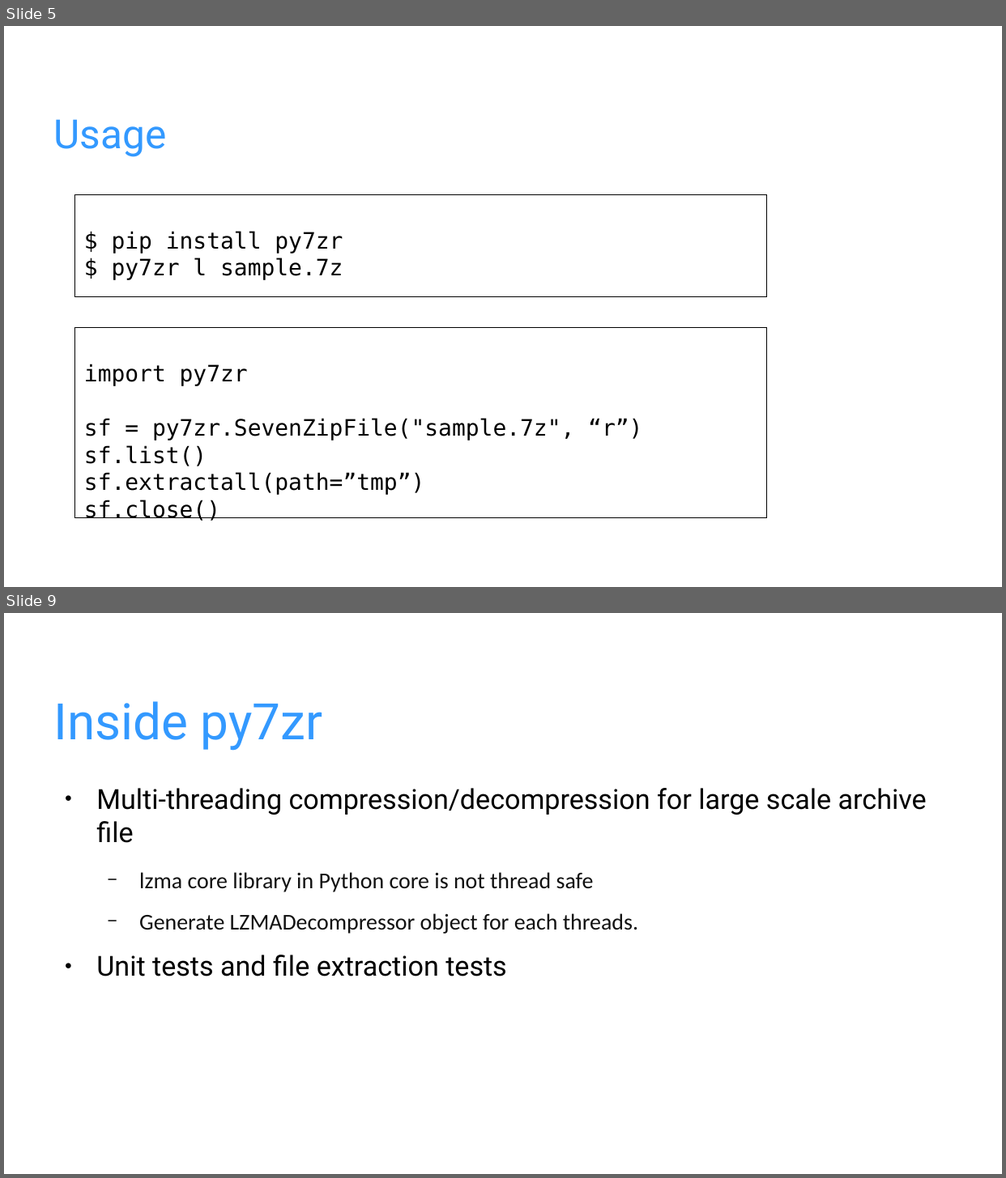
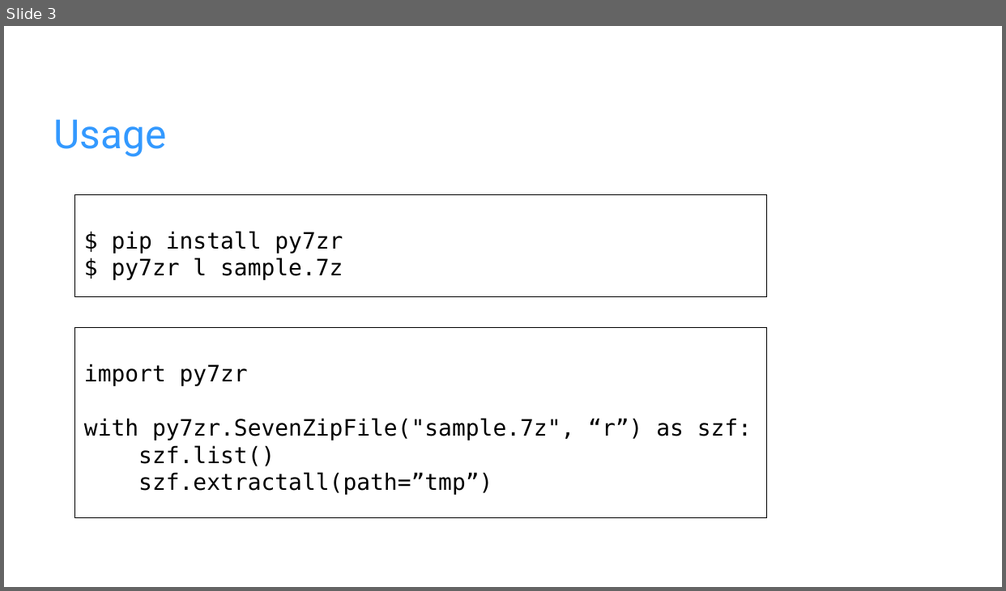
Before and after one commit to miurahr/py7zr, a slide deck: docs/presentations/Introduction_of_py7zr.odp. Shown one above the other, each under a label of ours: slides 5 and 9 before the commit, slide 3 after it; the slides between them are not shown. The pictures are 1006x1178 and 1006x591 pixels, drawn with LibreOffice and Linux fonts; fonts in the diff are those of the drawing; background and template pictures are left out. Boxes give left, top, right and bottom in pixels: in the first picture for what was removed or moved away, otherwise in the second. Text is boxed around its words. In the diff, an @@ line names an element or a change of style, - is before the commit and + after.

```diff
--- a/docs/presentations/Introduction_of_py7zr.odp
+++ b/docs/presentations/Introduction_of_py7zr.odp
@@ slide 9 removed at box(4, 613, 1002, 1174), background picture (left out) @@
@@ title removed at box(54, 701, 322, 751) @@
-Inside py7zr
@@ text removed at box(96, 788, 927, 977) @@
-● Multi-threading compression/decompression for large scale archive file
-  − lzma core library in Python core is not thread safe
-  − Generate LZMADecompressor object for each threads.
-● Unit tests and file extraction tests
@@ what was slide 5 is now slide 3 @@
@@ slide 3 changed as well @@
@@ text in rectangle at box(84, 418, 752, 495): text changed @@
-sf = py7zr.SevenZipFile("sample.7z", “r”)
-sf.list()
-sf.extractall(path=”tmp”)
-sf.close()
+with py7zr.SevenZipFile("sample.7z", “r”) as szf:
+szf.list()
+szf.extractall(path=”tmp”)
```
Also in this commit, not shown: 5 other slides changed, 3 slides added, 4 other slides removed, 1 other file.
